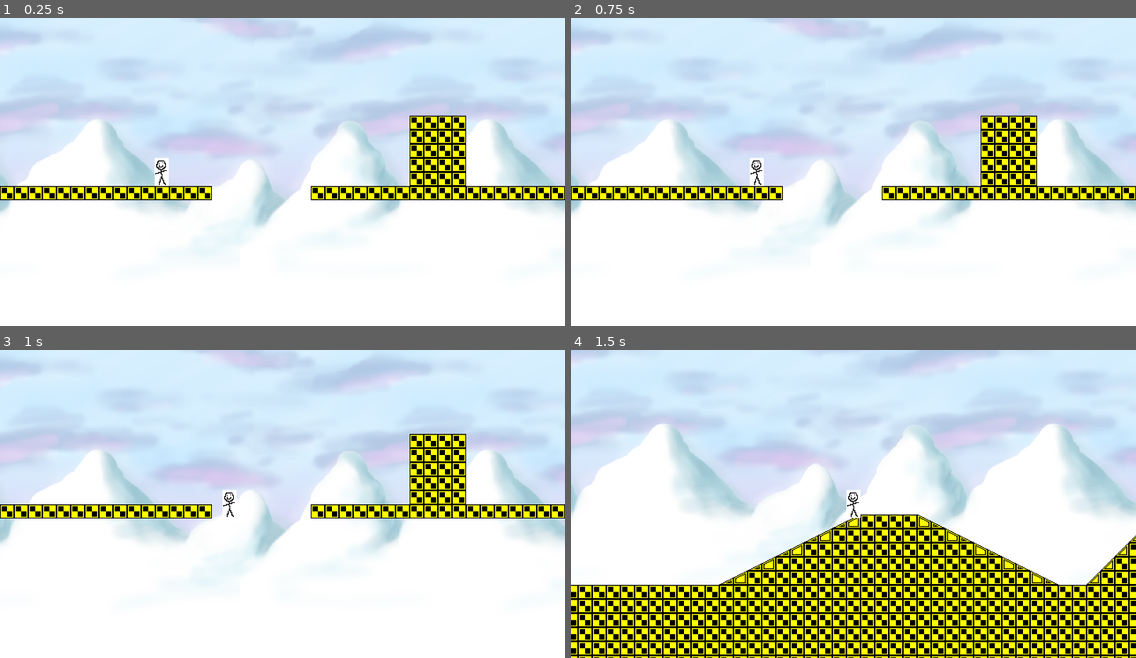
Above: before the commit, frames 1-4 (two rows, left to right).
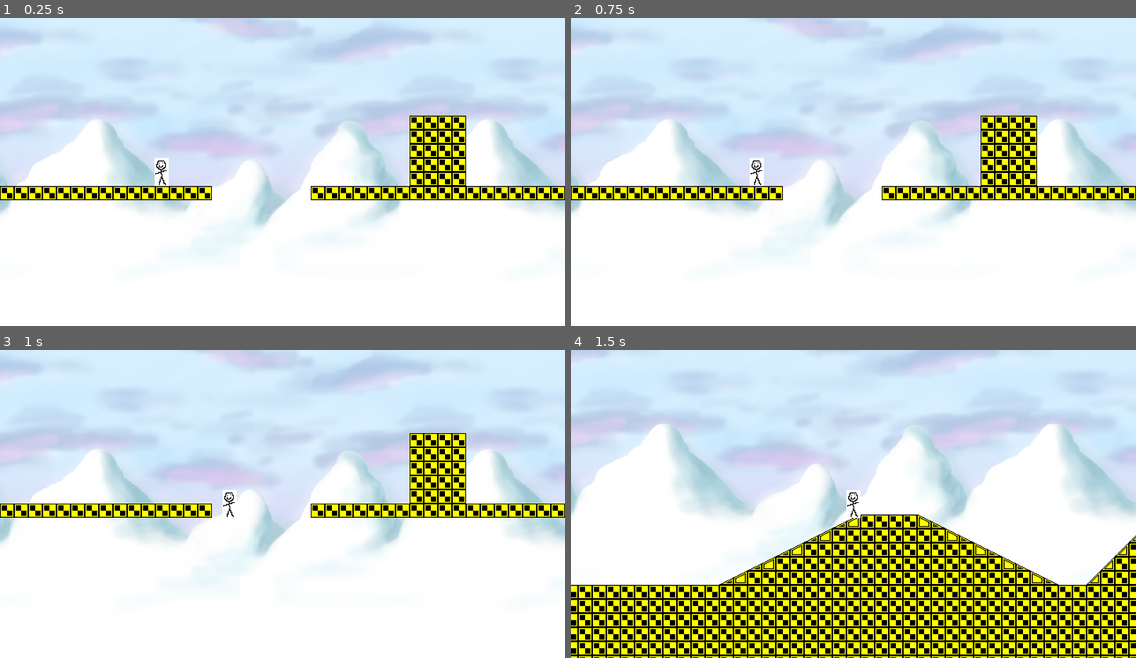
Above: after the commit, the same moments.

Repository: Alzter/RetroTux
Game: Godot game, scene res://Scenes/TestLevel.tscn
Two runs of this game, one before a commit and one after it. Both use one fixed random seed, a clock stepped at 60 frames per second and the inputs below.
Inputs:
- Up to frame 1 (0.25 s): no input
- Up to frame 2 (0.75 s): tap Enter at 0.5 s; hold Right (move_right) from 0.53 s (still down)
- Up to frame 3 (1 s): keep holding Right (move_right)
- Up to frame 4 (1.5 s): keep holding Right (move_right)

Frames 1-2 are identical in both runs. In frame 3, 1.9% of the frame differs, in the area x 0-100%, y 27-62%; in frame 4, nothing differs.

Commit message:
slope hopping? i thought we were over this

Diff:
--- a/src/Scenes/Players/Player.gd
+++ b/src/Scenes/Players/Player.gd
@@ -4,13 +4,13 @@
 
 const MOVE_SPEED = 40
 const FRICTION = 0.8
-const GRAVITY = 20
+const GRAVITY = 24
 
 func apply_gravity(delta):
 	velocity.y += GRAVITY * delta * 60
 
 func apply_velocity():
-	velocity = move_and_slide_with_snap(velocity, Vector2(0, 16), Vector2(0, -1))
+	velocity = move_and_slide_with_snap(velocity, Vector2(0, 32), Vector2(0, -1))
 
 func horizontal_movement():
 	velocity.x *= FRICTION
